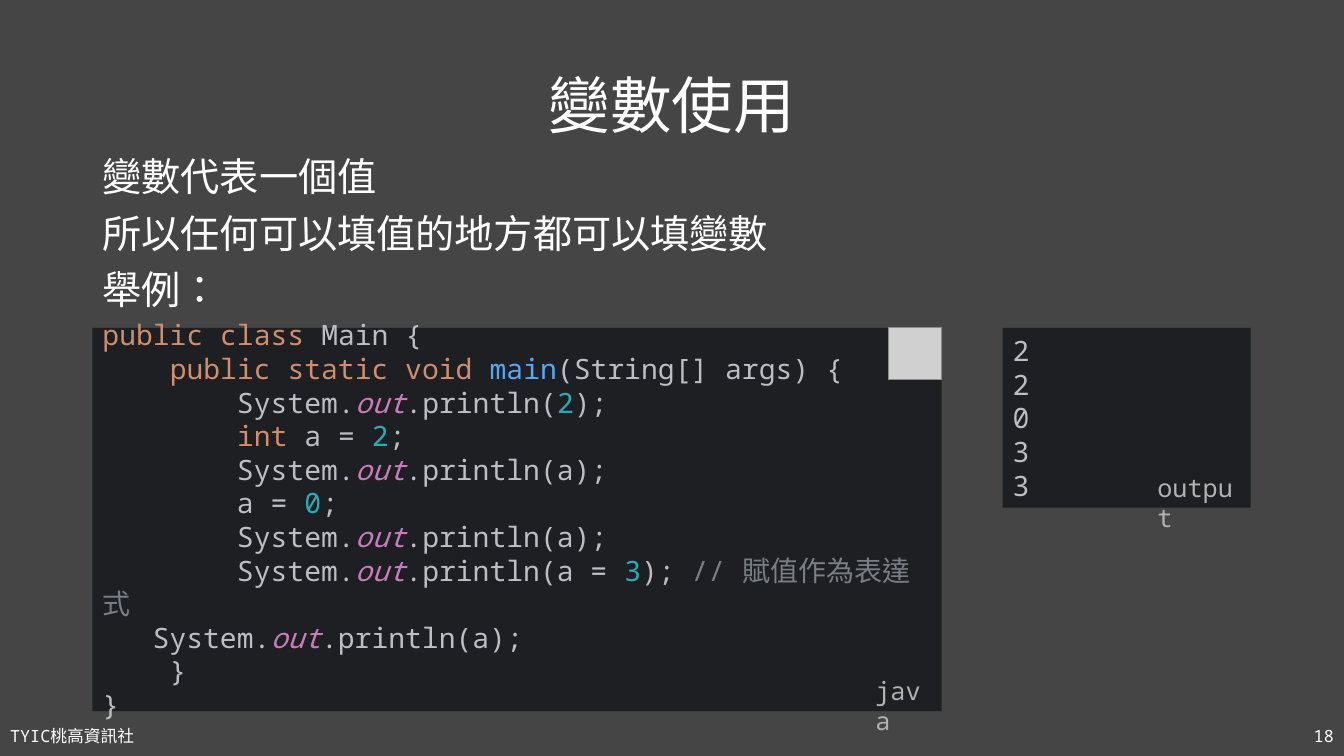
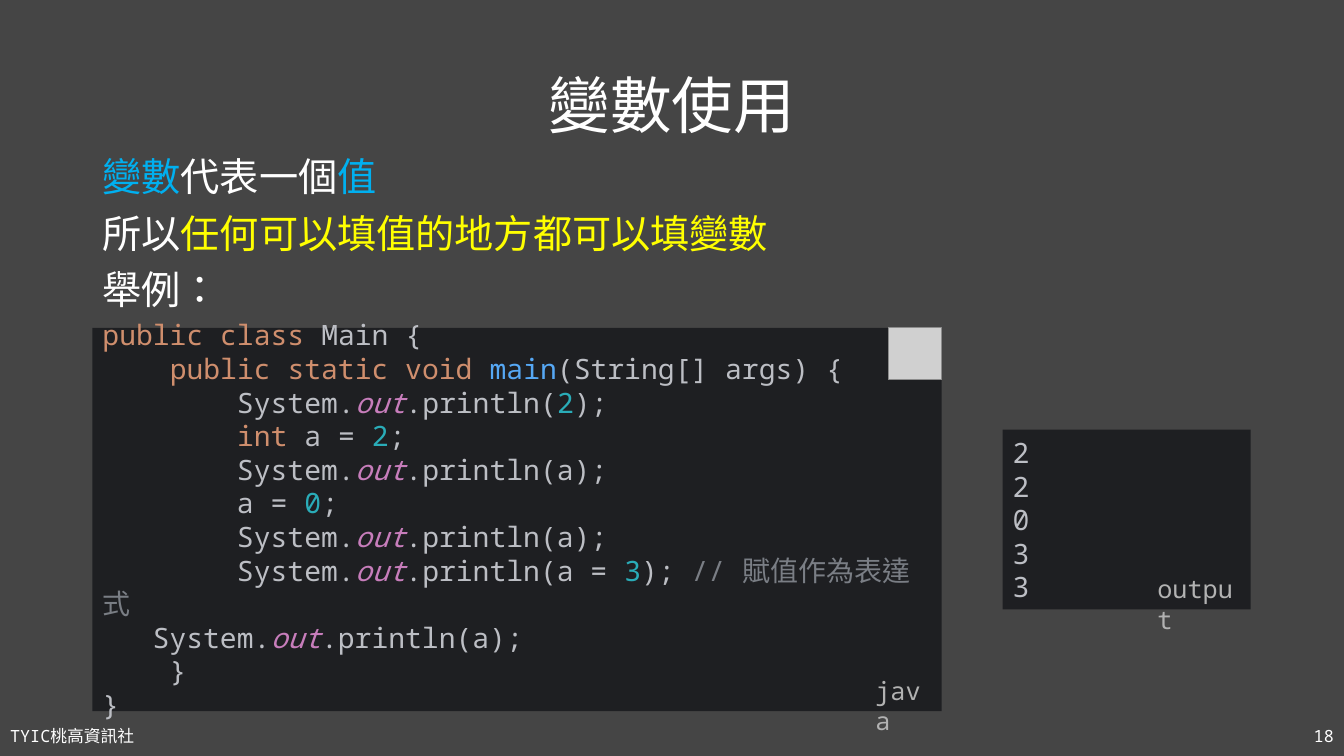
Before and after one commit to TYSHIC/slides, a slide deck: slide 18 of powerpoint/04_初探Java.pptx. Drawn at 1344x756 pixels with LibreOffice and Linux fonts; fonts in the diff are those of the drawing; grey boxes stand for pictures. Boxes give left, top, right and bottom in pixels: in the first picture for what was removed or moved away, otherwise in the second. Text is boxed around its words. In the diff, an @@ line names an element or a change of style, - is before the commit and + after.

```diff
--- a/powerpoint/04_初探Java.pptx
+++ b/powerpoint/04_初探Java.pptx
@@ text at [102,158,768,252]: text colour #FFFFFF to #00B0F0 in "變數代表一個值"; text colour #FFFFFF to #FFFF00 in "所以任何可以填值的地方都可以填變數" @@
@@ rectangle "2": place and size @@
-rectangle "2" at [1003,328,1251,507]
+rectangle "2" at [1003,430,1251,609]
@@ text "output": place and size @@
-text "output" at [1147,467,1251,507]
+text "output" at [1147,569,1251,609]
```
Also in this commit, not shown: 31 other slides changed, 18 other files.
